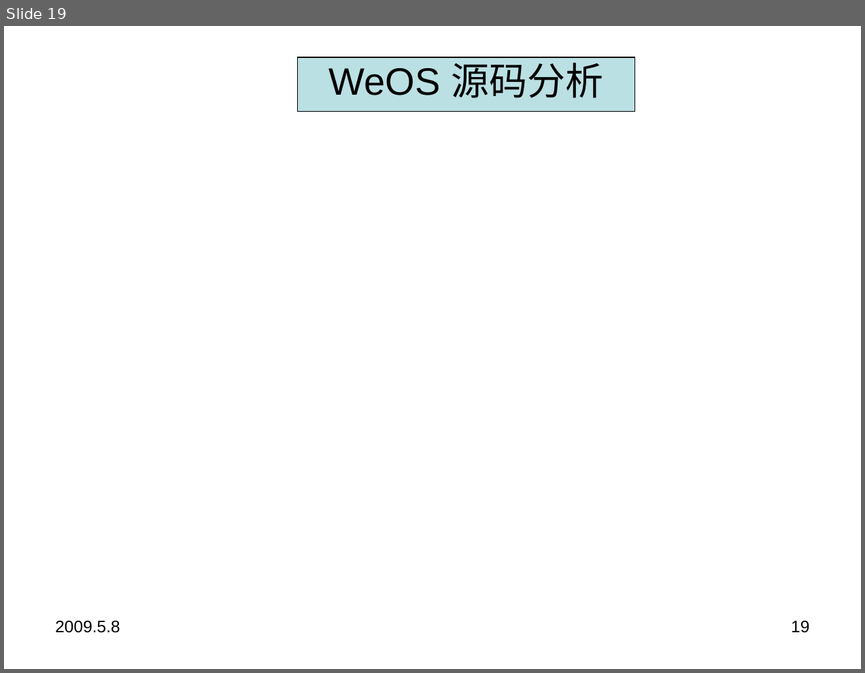
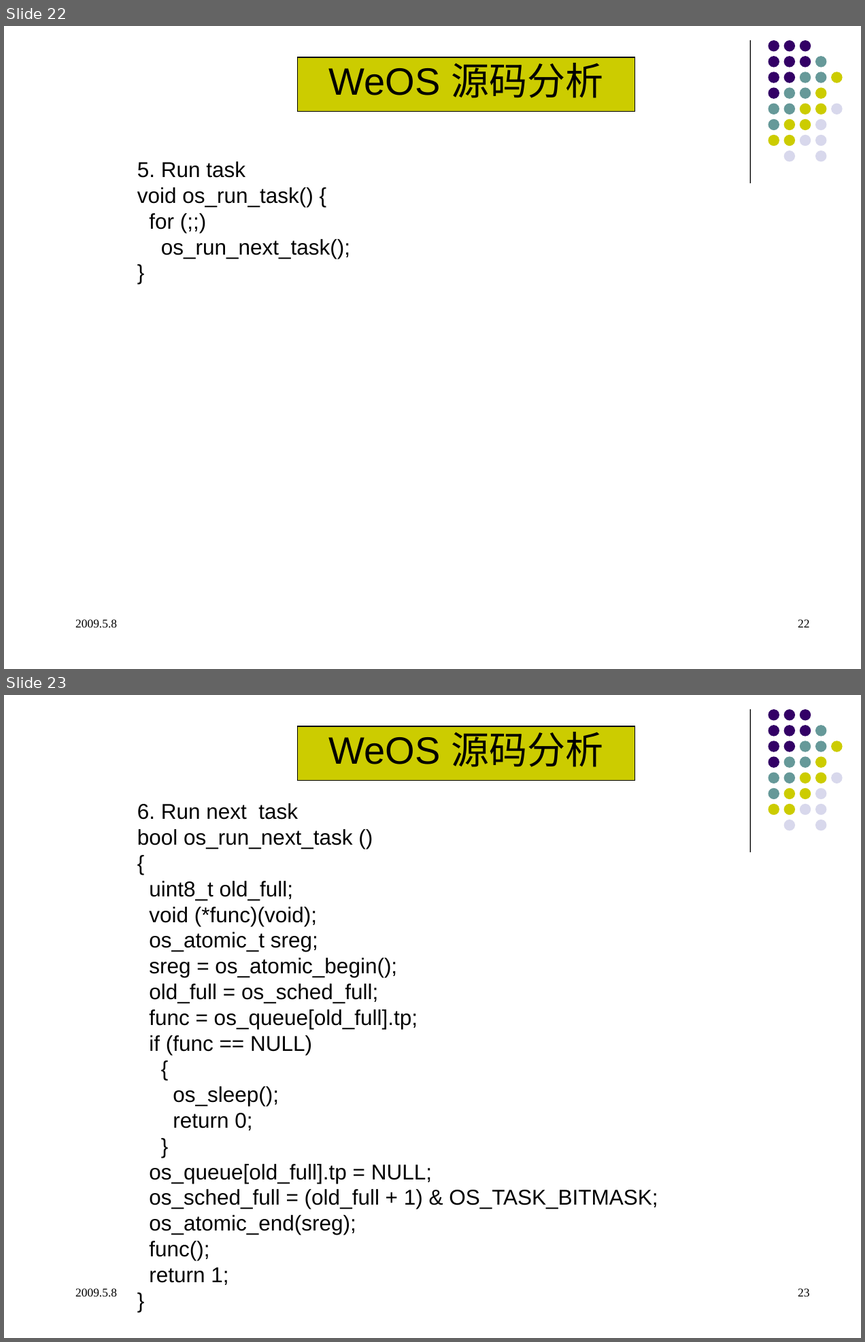
Before and after one commit to qinzb/WeOS, a slide deck: doc/weos_V0.1.ppt. Shown one above the other, each under a label of ours: slide 19 before the commit, slides 22 and 23 after it. The pictures are 865x673 and 865x1342 pixels, drawn with LibreOffice and Linux fonts; fonts in the diff are those of the drawing. Boxes give left, top, right and bottom in pixels: in the first picture for what was removed or moved away, otherwise in the second. Text is boxed around its words. In the diff, an @@ line names an element or a change of style, - is before the commit and + after.

```diff
--- a/doc/weos_V0.1.ppt
+++ b/doc/weos_V0.1.ppt
@@ slide 23 added at [4,695,861,1338], background #FFFFFF; not listed: 32 template elements that a slide beside it also shows @@
@@ rectangle added at [298,726,636,780], fill #CCCC00, outline #000000 0.74 pt, 32 pt, text #000000 @@
+WeOS 源码分析
@@ text added at [137,803,657,1285], 18 pt, text #000000 @@
+6. Run next task
+bool os_run_next_task ()
+{
+uint8_t old_full;
+void (*func)(void);
+os_atomic_t sreg;
+sreg = os_atomic_begin();
+old_full = os_sched_full;
+func = os_queue[old_full].tp;
+if (func == NULL)
+{
+os_sleep();
+return 0;
+}
+os_queue[old_full].tp = NULL;
+os_sched_full = (old_full + 1) & OS_TASK_BITMASK;
+os_atomic_end(sreg);
+func();
+return 1;
+}
@@ text added at [75,1288,117,1296], 10 pt, text #000000 @@
+2009.5.8
@@ page number added at [798,1288,809,1296], 10 pt, text #000000 @@
+23
@@ what was slide 19 is now slide 22 @@
@@ slide 22 changed as well @@
@@ line added from (750, 40) to (750, 183), #000000 0.74 pt @@
@@ rectangle "WeOS 源码分析" at [298,57,636,111]: fill #BBE0E3 to #CCCC00 @@
@@ text added at [137,161,350,259], 18 pt, text #000000 @@
+5. Run task
+void os_run_task() {
+for (;;)
+os_run_next_task();
+}
@@ group added at [768,40,842,161]: 31 ellipses @@
@@ text "2009.5.8" at [75,619,117,627]: size 14 to 10 pt, font Arial to Times New Roman; indent changed @@
@@ page number at [798,619,809,627]: text changed; size 14 to 10 pt; font Arial to Times New Roman @@
-19
+22
```
Also in this commit, not shown: 20 other slides changed, 9 other slides added.
